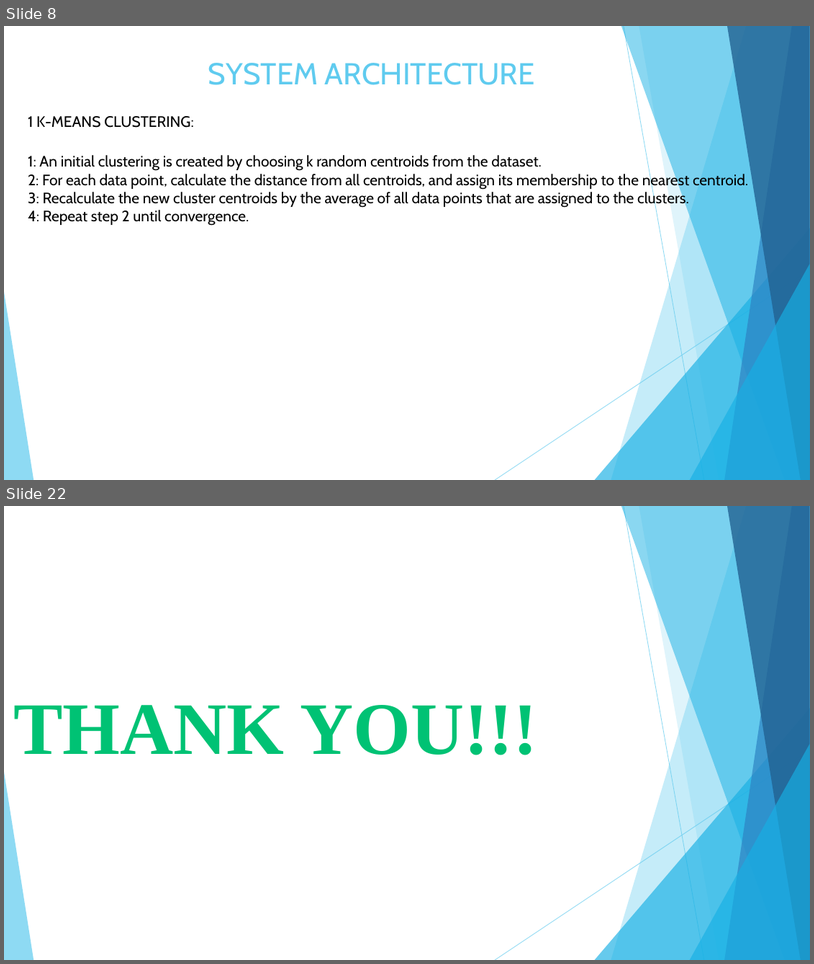
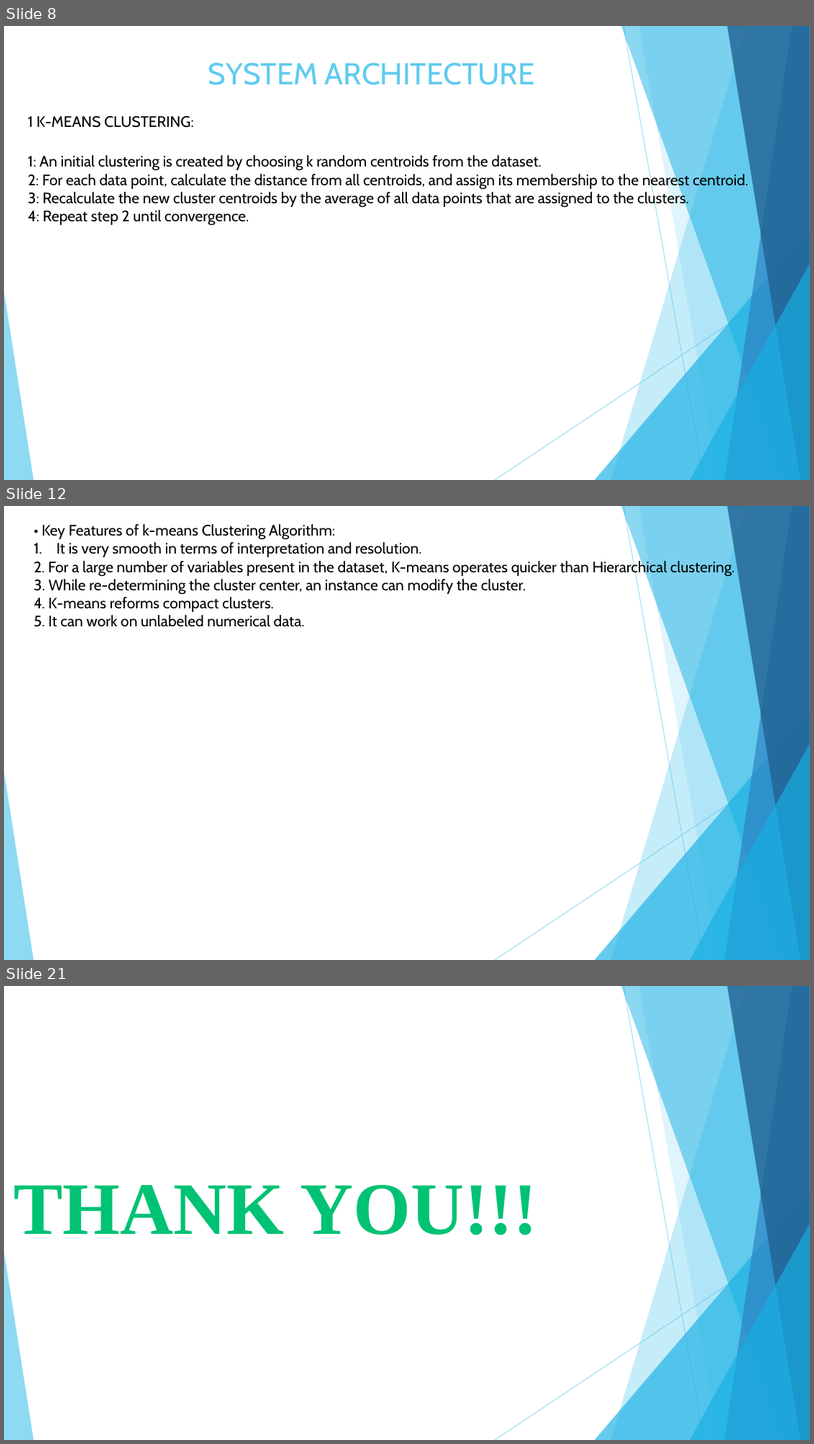
Before and after one commit to Vaibhav-Dharmik/project_reports_final_yr, a slide deck: final_submission_ppt.pptx. Shown one above the other, each under a label of ours: slides 8 and 22 before the commit, slides 8, 12 and 21 after it; the slides between them are not shown. The pictures are 814x964 and 814x1444 pixels, drawn with LibreOffice and Linux fonts; fonts in the diff are those of the drawing. Boxes give left, top, right and bottom in pixels: in the first picture for what was removed or moved away, otherwise in the second. Text is boxed around its words. In the diff, an @@ line names an element or a change of style, - is before the commit and + after.

Commit message:
add data 2 in ppt

```diff
--- a/final_submission_ppt.pptx
+++ b/final_submission_ppt.pptx
@@ slide 12 added at [4, 506, 810, 960], background #FFFFFF; not listed: 10 template elements that a slide beside it also shows @@
@@ text added at [34, 524, 736, 627], 18 pt, text #000000 @@
+• Key Features of k-means Clustering Algorithm:
+1. It is very smooth in terms of interpretation and resolution.
+2. For a large number of variables present in the dataset, K-means operates quicker than Hierarchical clustering.
+3. While re-determining the cluster center, an instance can modify the cluster.
+4. K-means reforms compact clusters.
+5. It can work on unlabeled numerical data.
@@ what was slide 22 is now slide 21 @@
```
Also in this commit, not shown: 2 slides changed, 11 other slides added, 13 slides removed, 1 other file.
